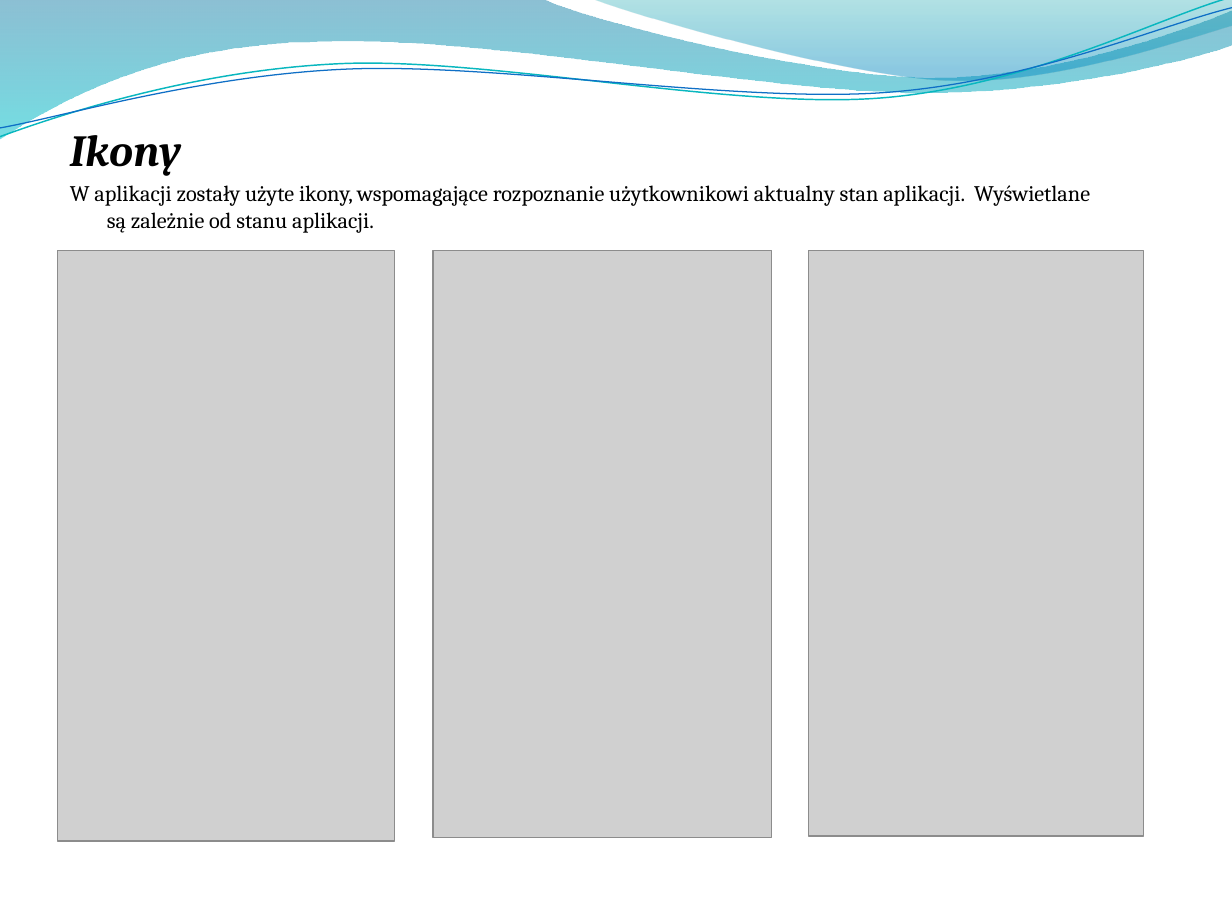
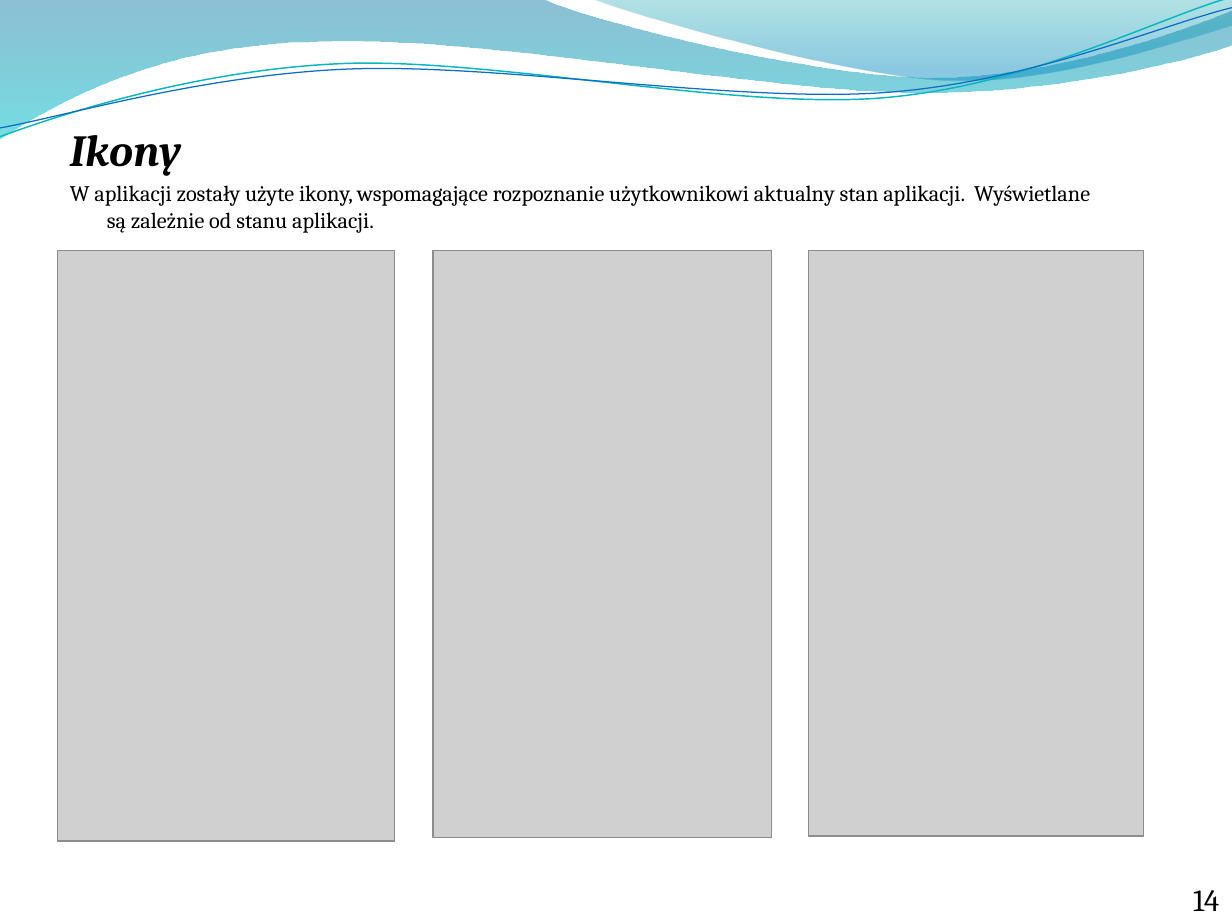
Before and after one commit to pckielbasa/praca_inz, a slide deck: slide 14 of Prezentacja Praca Inż.pptx. Drawn at 1232x924 pixels with LibreOffice and Linux fonts; fonts in the diff are those of the drawing; grey boxes stand for pictures; background and template pictures are left out. Boxes give left, top, right and bottom in pixels: in the first picture for what was removed or moved away, otherwise in the second. Text is boxed around its words. In the diff, an @@ line names an element or a change of style, - is before the commit and + after.

```diff
--- a/Prezentacja Praca Inż.pptx
+++ b/Prezentacja Praca Inż.pptx
@@ text added at box(1193, 890, 1219, 911), 18 pt, text #000000 @@
+14
```
Also in this commit, not shown: 12 other slides changed, 2 slides added, 5 other files.
